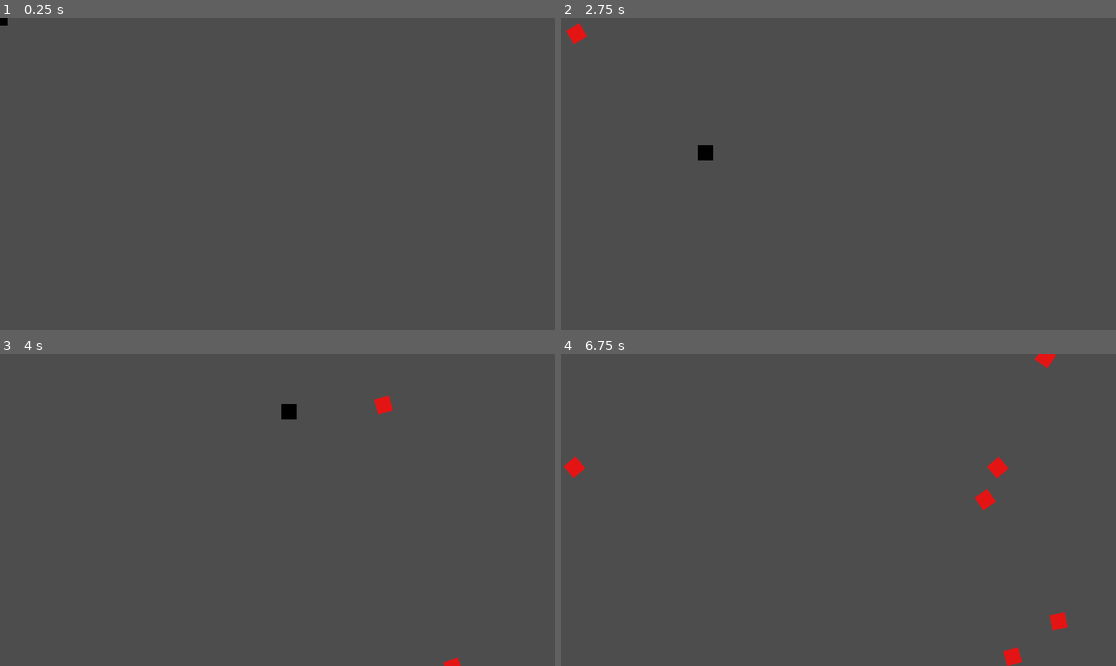
Above: before the commit, frames 1-4 (two rows, left to right).
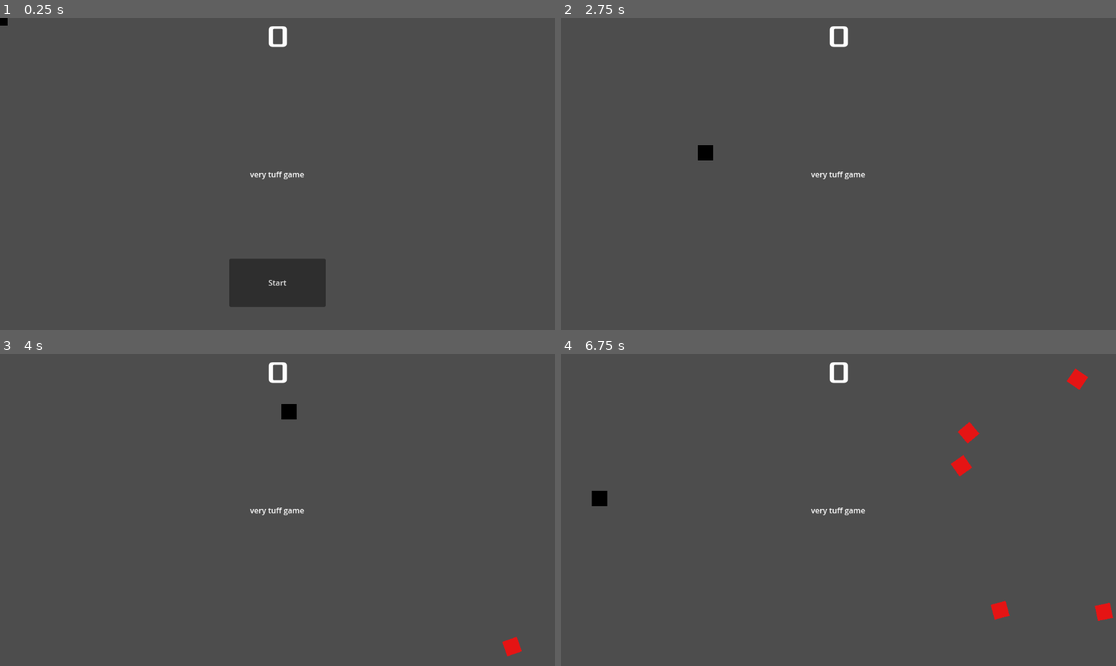
Above: after the commit, the same moments.

Repository: TitledGames/Microwave-Man
Game: Godot game, scene res://main.tscn
The game is run twice, just before and just after one commit, with the same random seed, the same clock (stepped at 60 frames per second) and the same inputs.
Inputs (mouse positions are in pixels of both pictures, inside the frame that each line leads up to):
- Up to frame 1 (0.25 s): no input
- Up to frame 2 (2.75 s): click (838, 283) at 0.5 s, where only the run after the commit has a clickable "Start"; tap Enter at 1.25 s; hold Right (move_right) 1.28-2.03 s; hold Down (move_down) from 2.03 s (still down)
- Up to frame 3 (4 s): release Down (move_down) at 2.78 s; hold Right (move_right) 2.78-3.53 s; hold Up (move_up) from 3.53 s (still down)
- Up to frame 4 (6.75 s): release Up (move_up) at 4.28 s; hold Left (move_left) 4.28-5.78 s; hold Down (move_down) 5.78-6.53 s; hold Right (move_right) from 6.53 s (still down)

The runs differ from the first frame. In frame 1, 2.9% of the frame differs, in the area x 41-59%, y 2-93%; in frame 2, 0.4%; in frame 3, 0.6%; in frame 4, 1.9%.

Commit message:
connecting hud

Diff:
--- /dev/null
+++ b/hud.gd
@@ -0,0 +1,42 @@
+extends CanvasLayer
+
+signal start_game
+
+# Called when the node enters the scene tree for the first time.
+func _ready() -> void:
+	pass # Replace with function body.
+
+
+# Called every frame. 'delta' is the elapsed time since the previous frame.
+func _process(delta: float) -> void:
+	pass
+
+func show_message(text):
+	$Message.text = text
+	$Message.show()
+	$MessageTimer.start()
+
+func show_game_over():
+	show_message("Game Over")
+	await $MessageTimer.timeout
+
+	$Message.text = "place holder text"
+	$Message.show()
+
+	await get_tree().create_timer(1.0).tineout
+	$StartButton.show()
+
+func update_score(score):
+	$ScoreLabel.text = str(score)
+
+
+
+func _on_start_button_pressed() -> void:
+	$StartButton.hide()
+	start_game.emit()
+	pass # Replace with function body.
+
+
+func _on_message_timer_timeout() -> void:
+	$Message.hide()
+	pass # Replace with function body.
--- a/hud.tscn
+++ b/hud.tscn
@@ -1,8 +1,10 @@
-[gd_scene load_steps=2 format=3 uid="uid://dqrnqy70uj08i"]
+[gd_scene load_steps=3 format=3 uid="uid://dqrnqy70uj08i"]
 
 [ext_resource type="FontFile" uid="uid://y8i37mbuxiro" path="res://assets/fonts/Xolonium-Regular.ttf" id="1_37p78"]
+[ext_resource type="Script" uid="uid://cfxjr6wc488j8" path="res://hud.gd" id="1_64ctp"]
 
 [node name="HUD" type="CanvasLayer"]
+script = ExtResource("1_64ctp")
 
 [node name="ScoreLabel" type="Label" parent="."]
 anchors_preset = 5
@@ -35,7 +37,22 @@
 autowrap_mode = 2
 
 [node name="StartButton" type="Button" parent="."]
-offset_right = 8.0
-offset_bottom = 8.0
+anchors_preset = 7
+anchor_left = 0.5
+anchor_top = 1.0
+anchor_right = 0.5
+anchor_bottom = 1.0
+offset_left = -100.0
+offset_top = -148.0
+offset_right = 100.0
+offset_bottom = -48.0
+grow_horizontal = 2
+grow_vertical = 0
+text = "Start"
 
 [node name="MessageTimer" type="Timer" parent="."]
+wait_time = 2.0
+one_shot = true
+
+[connection signal="pressed" from="StartButton" to="." method="_on_start_button_pressed"]
+[connection signal="timeout" from="MessageTimer" to="." method="_on_message_timer_timeout"]
--- a/main.tscn
+++ b/main.tscn
@@ -1,8 +1,9 @@
-[gd_scene load_steps=5 format=3 uid="uid://bdfo2ktxggpi6"]
+[gd_scene load_steps=6 format=3 uid="uid://bdfo2ktxggpi6"]
 
 [ext_resource type="Script" uid="uid://d37db3lg3je53" path="res://main.gd" id="1_0xm2m"]
 [ext_resource type="PackedScene" uid="uid://bxhr71yb8loxs" path="res://player.tscn" id="1_ig7tw"]
 [ext_resource type="PackedScene" uid="uid://cmimipimkb5ua" path="res://mob.tscn" id="2_h2yge"]
+[ext_resource type="PackedScene" uid="uid://dqrnqy70uj08i" path="res://hud.tscn" id="4_1bvp3"]
 
 [sub_resource type="Curve2D" id="Curve2D_ig7tw"]
 _data = {
@@ -34,7 +35,10 @@
 [node name="MobSpawnLocation" type="PathFollow2D" parent="MobPath"]
 rotation = 0.0071427356
 
+[node name="HUD" parent="." instance=ExtResource("4_1bvp3")]
+
 [connection signal="hit" from="Player" to="." method="game_over"]
 [connection signal="timeout" from="MobTimer" to="." method="_on_mob_timer_timeout"]
 [connection signal="timeout" from="ScoreTimer" to="." method="_on_score_timer_timeout"]
 [connection signal="timeout" from="StartTimer" to="." method="_on_start_timer_timeout"]
+[connection signal="start_game" from="HUD" to="." method="new_game"]
Not shown, added: hud.gd.uid
